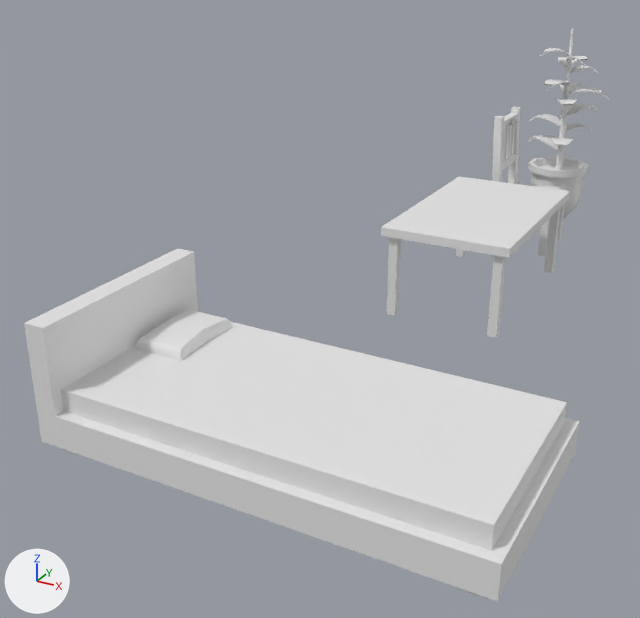
One commit to the FBX model Save Mi/Assets/Models/chair.fbx: the scene before it, then after it.
One viewpoint serves both versions: a 50 mm lens placed at (3.16, -5.5, 4.14), pointed at (-1.18, 2.4, 0.19). Every picture has the same lights, and +X, +Y and +Z are marked at lower left. Materials are left out; every surface is plain grey. Where no turn or scale is listed for an object, it has been applied to the vertices. Vertices at the same position are counted once.

The first picture shows 'Bed', 'Chair', 'Plant', 'Table'.
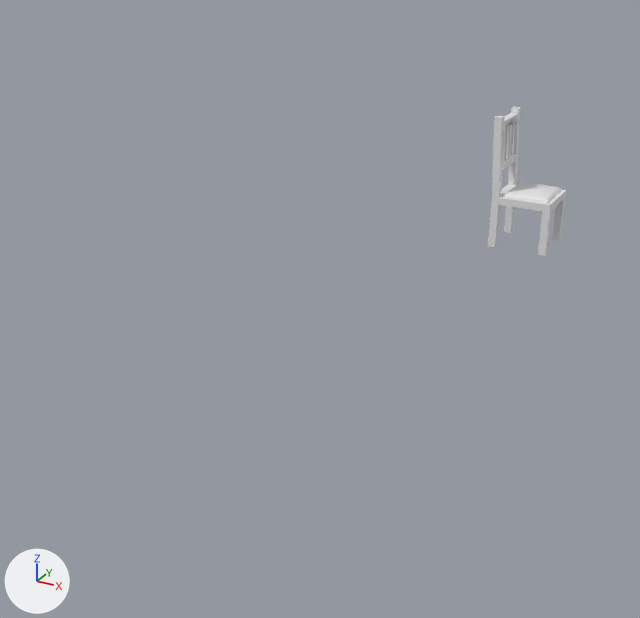
The newer file is also rescaled (x0.687), turned or shifted as a whole; pictures and numbers use the older file's frame.

Boxes (x1, y1, x2, y2) around the edits, measured in the pictures (640 x 618 px):
'Bed', deleted: before (24, 248, 580, 601)
'Table', deleted: before (381, 176, 570, 338)
'Plant', deleted: before (528, 29, 609, 218)
part 1 of me_cube_015, cut back: before (502, 154, 566, 191); after (501, 154, 566, 212)

The change, as a list of edits to the scene's bpy script:
```text
Change me_cube_015:
    used by ob_chair; location = (0.0, 6.17, 0.0)
    remove me_cube_015.from_pydata(...)  # 134 vertices, 117 faces; spans x -0.44..0.41, y -0.4..0.4, z 0.01..1.79
    add me_cube_015.from_pydata(...)  # 120 vertices, 103 faces; spans x -0.44..0.41, y -0.4..0.4, z 0.01..1.79
    me_cube_015 part 1
    14 vertices are removed from x -0.42..0.41, y 0.0, z 0.62..1.16
    28 faces are deleted
    14 new faces join them
Remove ob_table:
    ob_table = bpy.data.objects.new('Table', me_cube_016)
    ob_table.location = (0.0, 4.17, 0.0)
Remove ob_plant:
    ob_plant = bpy.data.objects.new('Plant', me_cylinder_003)
    ob_plant.location = (0.0, 7.67, 0.0)
Remove ob_bed:
    ob_bed = bpy.data.objects.new('Bed', me_cube_021)
    ob_bed.location = (0.0, 0.0, 0.0)
```
